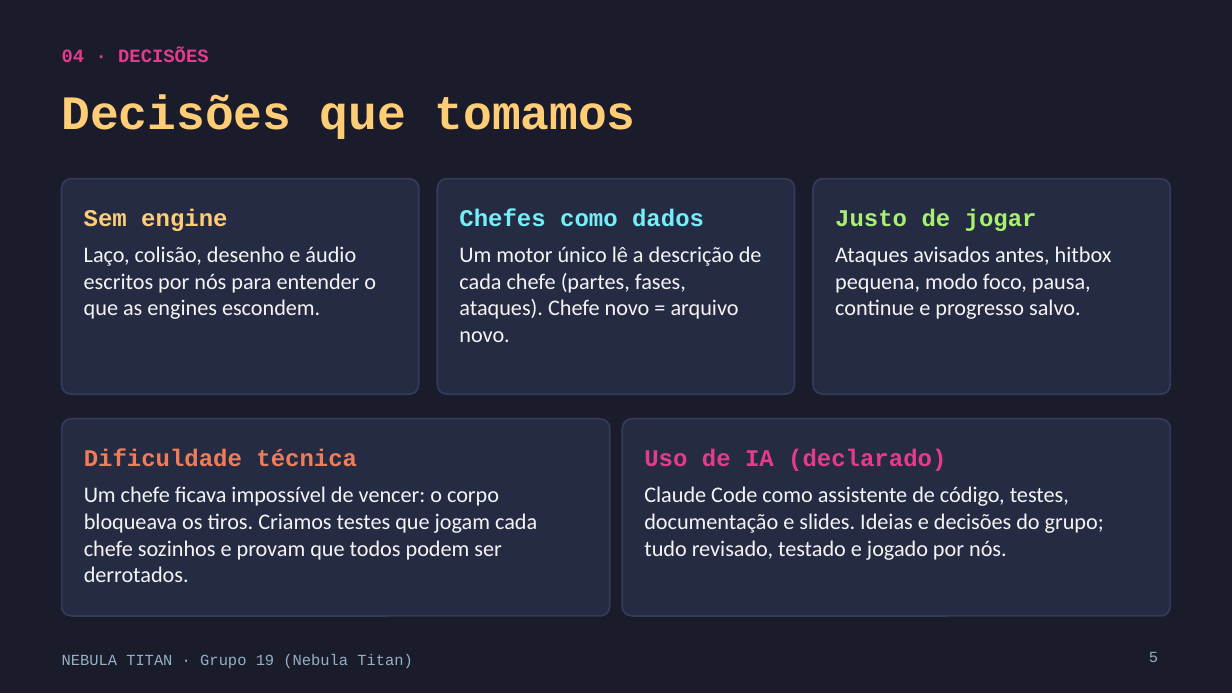
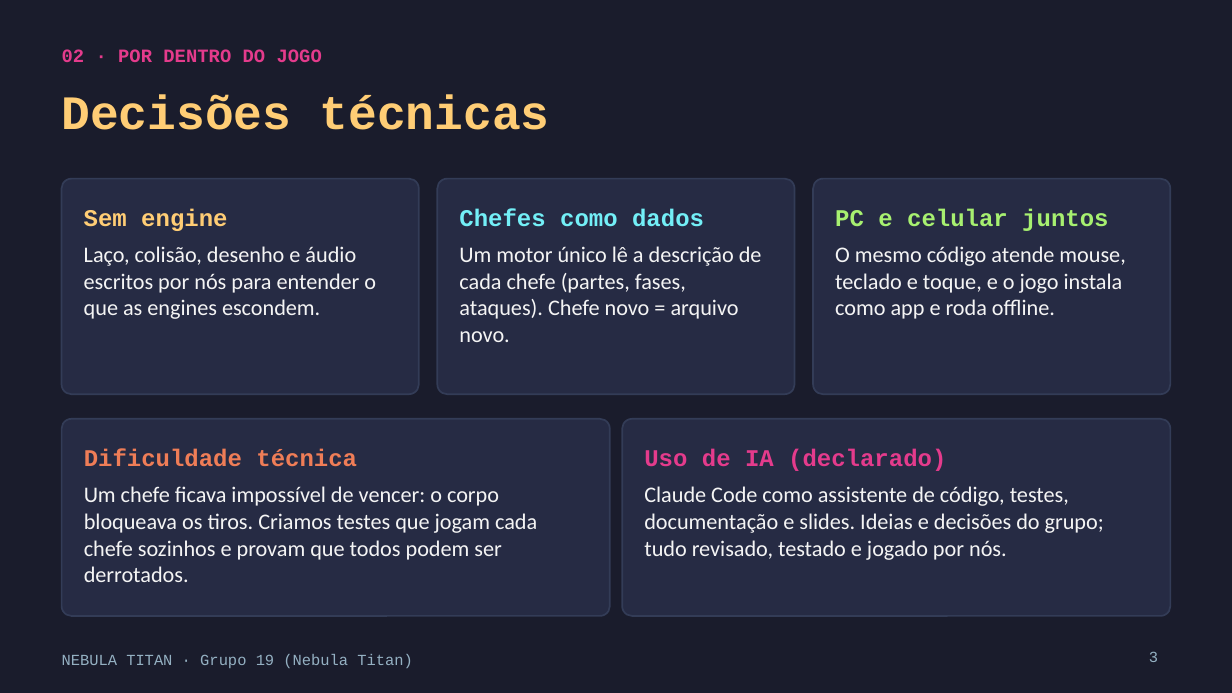
Before and after one commit to n4nd00o/nebula-titan, a slide deck: slide 3 of docs/apresentacao/Nebula-Titan-Apresentacao.pptx (slide 5 before the commit). Drawn at 1232x693 pixels with LibreOffice and Linux fonts; fonts in the diff are those of the drawing. Boxes give left, top, right and bottom in pixels: in the first picture for what was removed or moved away, otherwise in the second. Text is boxed around its words. In the diff, an @@ line names an element or a change of style, - is before the commit and + after.

```diff
--- a/docs/apresentacao/Nebula-Titan-Apresentacao.pptx
+++ b/docs/apresentacao/Nebula-Titan-Apresentacao.pptx
@@ text at bbox=[62, 49, 322, 62]: text changed @@
-04 · DECISÕES
+02 · POR DENTRO DO JOGO
@@ text at bbox=[62, 95, 550, 130]: text changed @@
-Decisões que tomamos
+Decisões técnicas
@@ text at bbox=[835, 208, 1108, 231]: text changed @@
-Justo de jogar
+PC e celular juntos
@@ text at bbox=[835, 246, 1125, 319]: text changed @@
-Ataques avisados antes, hitbox pequena, modo foco, pausa, continue e progresso salvo.
+O mesmo código atende mouse, teclado e toque, e o jogo instala como app e roda offline.
@@ page number at bbox=[1149, 651, 1158, 662]: text changed @@
-5
+3
```
Also in this commit, not shown: 2 other slides changed, 2 other files.
